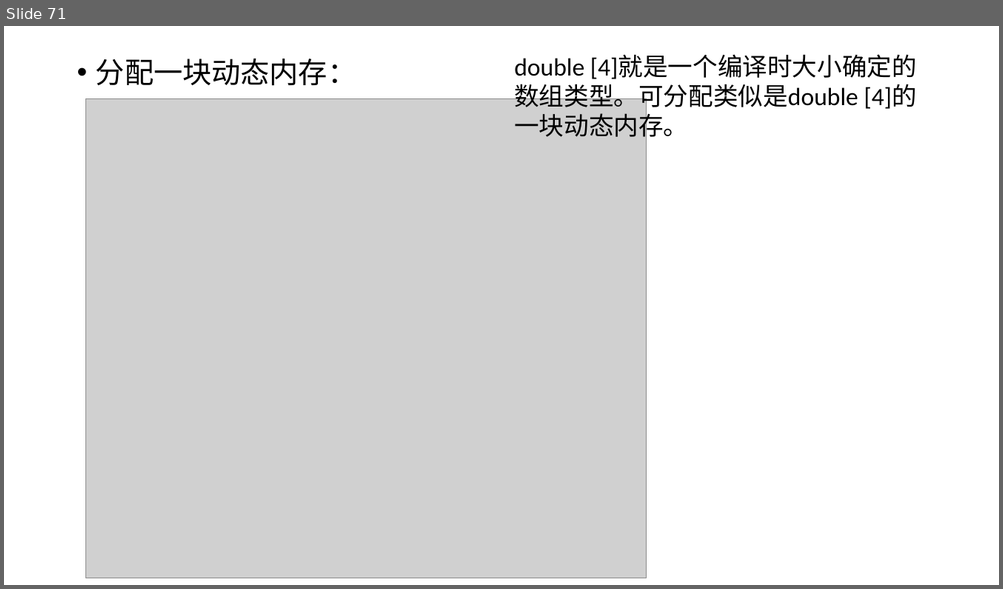
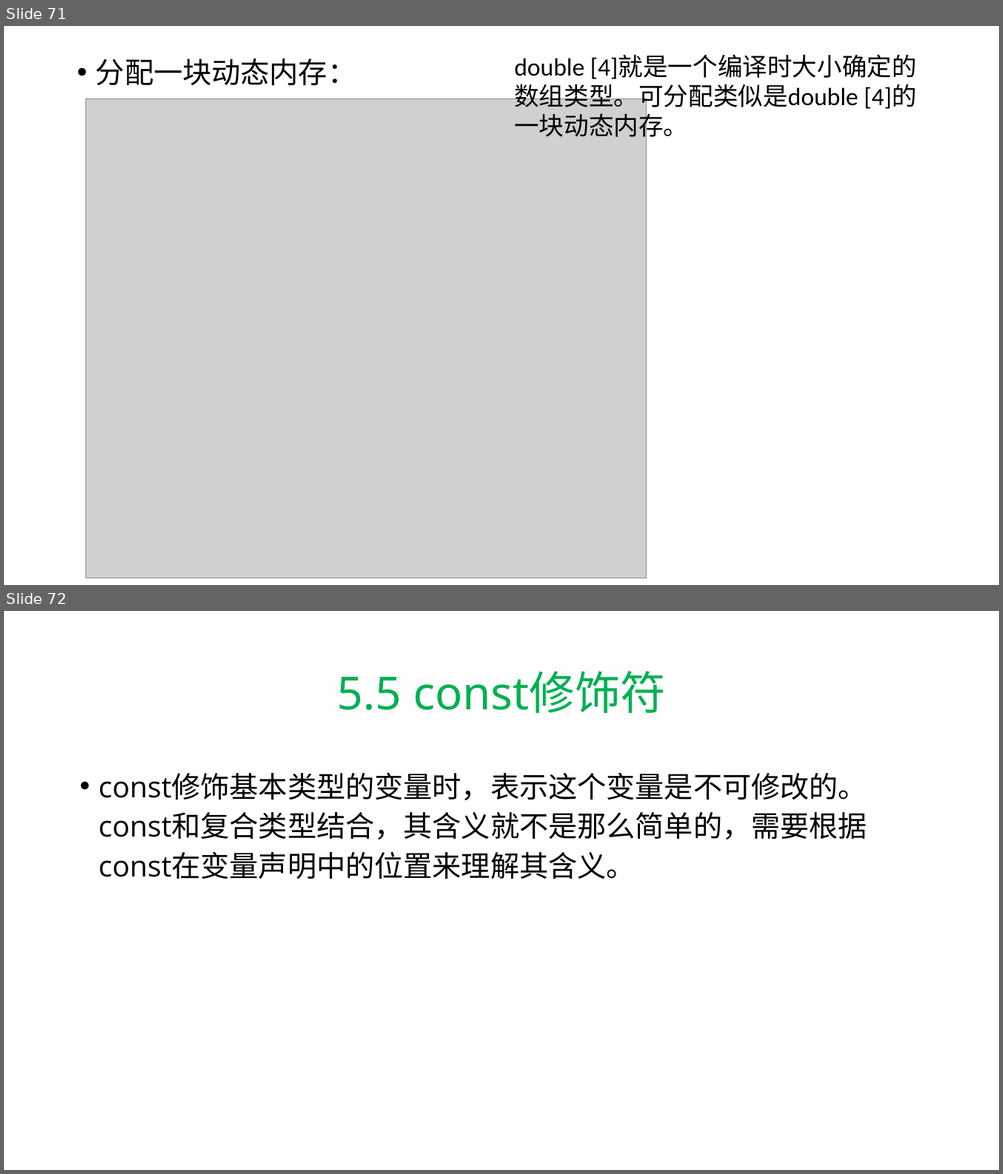
Before and after one commit to hwdong-net/cplusplus17, a slide deck: ppt/第5章 复合类型.pptx. Shown one above the other, each under a label of ours: slide 71 before the commit, slides 71 and 72 after it. The pictures are 1003x589 and 1003x1174 pixels, drawn with LibreOffice and Linux fonts; fonts in the diff are those of the drawing; grey boxes stand for pictures. Boxes give left, top, right and bottom in pixels: in the first picture for what was removed or moved away, otherwise in the second. Text is boxed around its words. In the diff, an @@ line names an element or a change of style, - is before the commit and + after.

```diff
--- a/ppt/第5章 复合类型.pptx
+++ b/ppt/第5章 复合类型.pptx
@@ slide 72 added at [4, 611, 999, 1170], background #FFFFFF @@
@@ title added at [337, 671, 666, 713], 44 pt, text #00B050 @@
+5.5 const修饰符
@@ text added at [99, 772, 867, 880], 28 pt, text #000000 @@
+• const修饰基本类型的变量时，表示这个变量是不可修改的。const和复合类型结合，其含义就不是那么简单的，需要根据const在变量声明中的位置来理解其含义。
```
Also in this commit, not shown: 29 other slides added.
